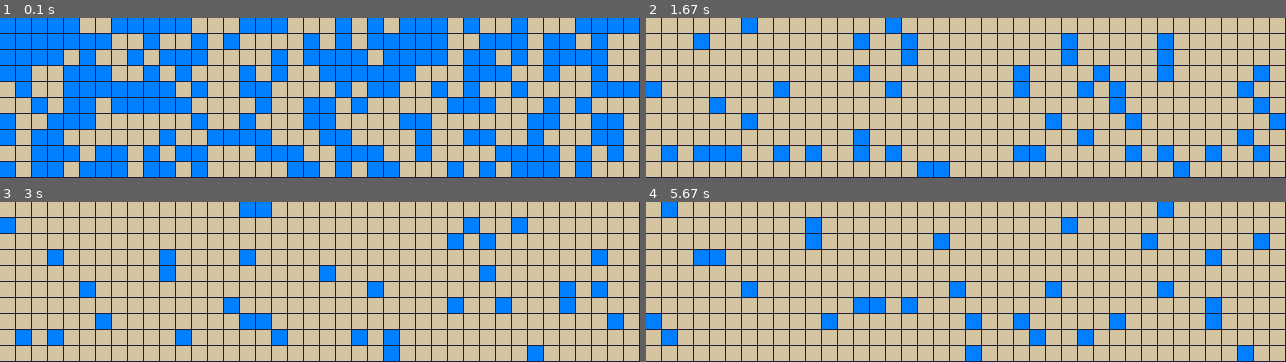
Above: before the commit, frames 1-4 (two rows, left to right).
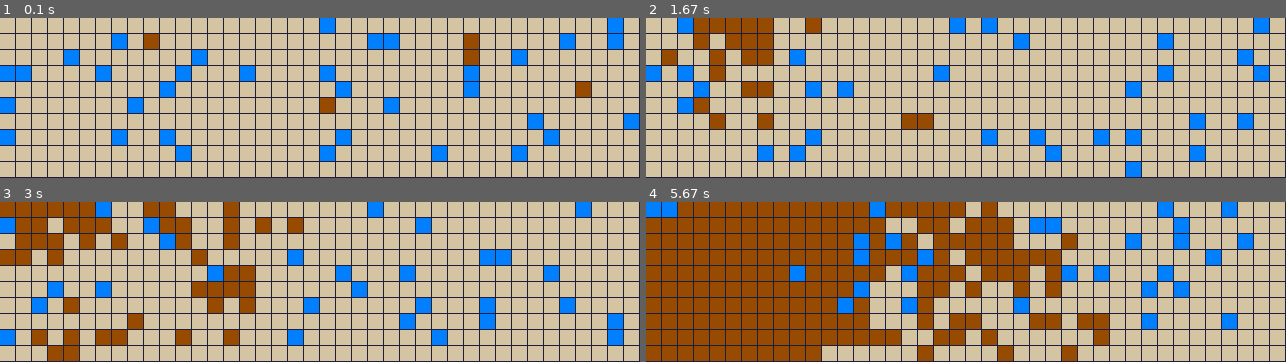
Above: after the commit, the same moments.

Repository: 4l3ks22/KokotizRUC
Game: pygame game, started from animal kingdom pygames skeleton (w neighbours).py
Two runs of this game, one before a commit and one after it. Both use one fixed random seed, a clock stepped at 60 frames per second and the inputs below.
Inputs:
- Up to frame 1 (0.1 s): no input
- Up to frame 2 (1.67 s): no input
- Up to frame 3 (3 s): no input
- Up to frame 4 (5.67 s): no input

The runs differ from the first frame. In frame 1, 42% of the frame differs, in the area x 0-100%, y 0-100%; in frame 2, 20%; in frame 3, 23%; in frame 4, 50%, in the area x 0-98%, y 0-100%.

Commit message:
Added bear age etc

Diff:
--- a/animal kingdom pygames skeleton (w neighbours).py
+++ b/animal kingdom pygames skeleton (w neighbours).py
@@ -14,7 +14,7 @@
 col_grid = (30, 30, 60)
 
 FRAMES_PER_SECOND = 60
-SPEED = 60
+SPEED = 5
 ID = 0  # to identify each animal uniquely (for checking correctness)
 def new_ID():
     global ID
@@ -62,11 +62,11 @@
     r_min, c_min = 0 , 0
     r_max, c_max = cur.shape
     r_max, c_max = r_max -1 , c_max-1 # it's off by one
-    # r-1,c-1 | r-1,c  | r-1,c+1
+    # r-1,c-1 | r-1,c  | r+1,c+1
     # --------|--------|---------
     # r  ,c-1 | r  ,c  | r  ,c+1
     # --------|--------|---------
-    # r+1,c-1 | r+1,c  | r+1,c+1
+    # r-1,c-1 | r+1,c  | r+1,c+1
     neighbours = []
     # r-1:
     if r-1 >= r_min :
@@ -90,16 +90,17 @@
     # divide the neighbours into fish, empty cells and the rest
     fish_neighbours =[]
     empty_neighbours =[]
-    rest_neighbours=[]
+    bear_neighbours=[]
     for neighbour in neighbours:
         if cur[neighbour]['type'] == "fish":
             fish_neighbours.append(neighbour)
         elif cur[neighbour]['type'] == "bear":
-            rest_neighbours.append(neighbour)
+            bear_neighbours.append(neighbour)
         else:
             empty_neighbours.append(neighbour)
 
-    return fish_neighbours, empty_neighbours # we currently don't need:  rest_neighbours
+    return fish_neighbours, empty_neighbours # we currently don't need:  bear_neighbours
+
 
 
 fish_overcrowd = 2
@@ -123,13 +124,26 @@
 
     return cur
 
-
-
+bear_overcrowd = 2
 
 def bear_rules(cur,r,c,neighbour_fish, neighbour_empty):
     """ Given the current grid {cur}, a position (r,c) which contains a bear, and a list of grid-positions for the
     fish-neighbours  and a list of grid-positions of empty neighbour cells. Update the grid according to the fish-rules"""
     # implement the bear rules
+    if cur[r, c]['age'] >= 8 and len(neighbour_empty) > 0:
+        new_pos = random.choice(neighbour_empty)
+        cur[new_pos] = new_bear()
+
+    if len(neighbour_fish) >= bear_overcrowd:
+        cur[r, c] = empty()
+
+    if len(neighbour_empty) > 0:
+        new_pos = random.choice(neighbour_empty)
+        old_bear = cur[r, c]
+        cur[new_pos] = old_bear
+        cur[r, c] = empty()
+
+
 
     return cur
 
@@ -179,12 +193,15 @@
     clock = pygame.time.Clock()
     global speed_count
     speed_count = 1
-    while True:
+    running = True
+    while running:
         # event handling
         for event in pygame.event.get():
             if event.type == pygame.QUIT:
                 pygame.quit()
-                return
+            if event.type == pygame.KEYDOWN and event.key == pygame.K_q:
+                pygame.quit()
+
 
         speed_count = speed_count + 1
         surface.fill(col_grid)
@@ -201,6 +218,6 @@
 
 
 if __name__ == "__main__":
-    fish = 200
-    bear = 0
+    fish = 40
+    bear = 10
     main(40, 10, 16,fish,bear)
